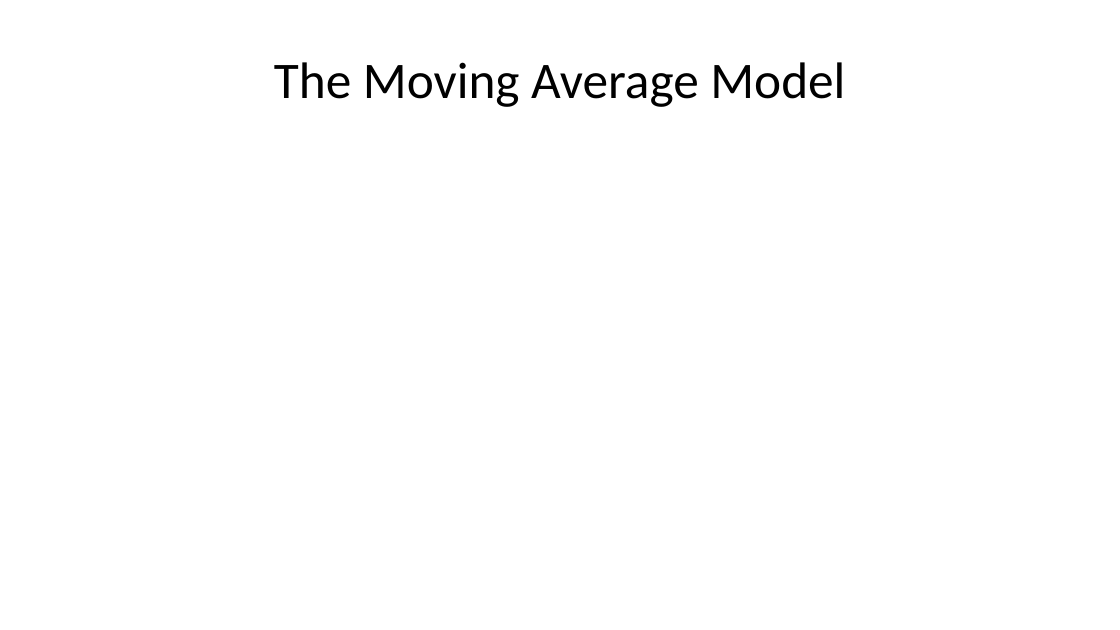
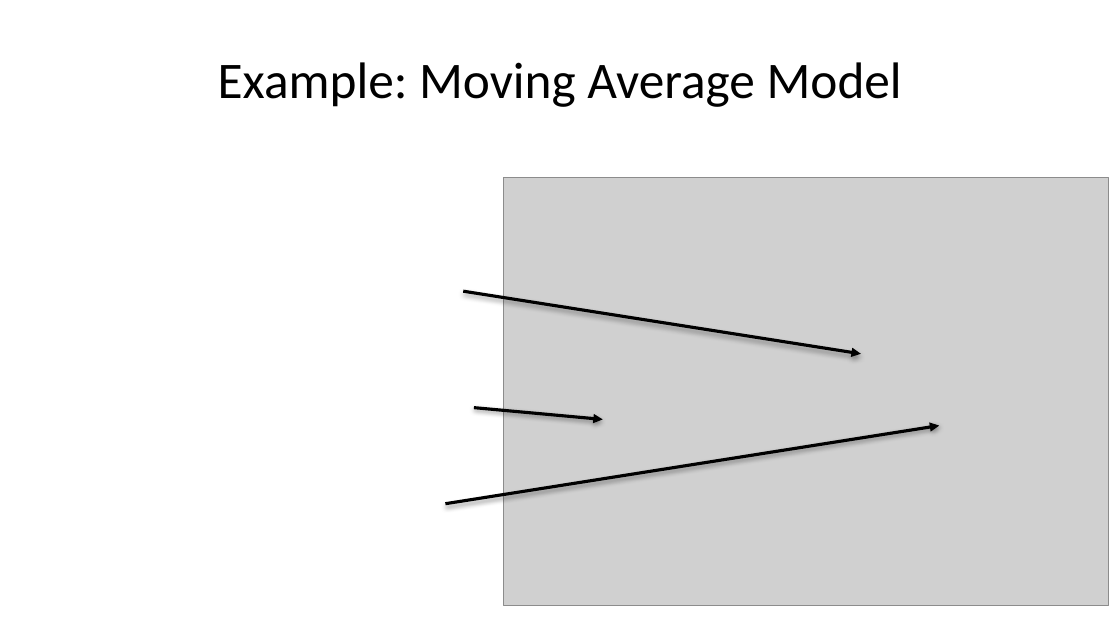
Before and after one commit to StephenElston/CSCI-E-83, a slide deck: slide 22 of LectureSlides/12_IntroductionToTimeSeriesForecasting.pptx (slide 21 before the commit). Drawn at 1120x630 pixels with LibreOffice and Linux fonts; fonts in the diff are those of the drawing; grey boxes stand for pictures. Boxes give left, top, right and bottom in pixels: in the first picture for what was removed or moved away, otherwise in the second. Text is boxed around its words. In the diff, an @@ line names an element or a change of style, - is before the commit and + after.

```diff
--- a/LectureSlides/12_IntroductionToTimeSeriesForecasting.pptx
+++ b/LectureSlides/12_IntroductionToTimeSeriesForecasting.pptx
@@ title at <box>218,62,902,107</box>: text changed @@
-The Moving Average Model
+Example: Moving Average Model
@@ picture added at <box>504,178,1109,606</box> @@
@@ arrow added from (464, 291) to (861, 354), #000000 2 pt @@
@@ arrow added from (474, 408) to (603, 419), #000000 2 pt @@
@@ arrow added from (446, 504) to (940, 426), #000000 2 pt @@
```
Also in this commit, not shown: 8 other slides changed, 1 slide added.
